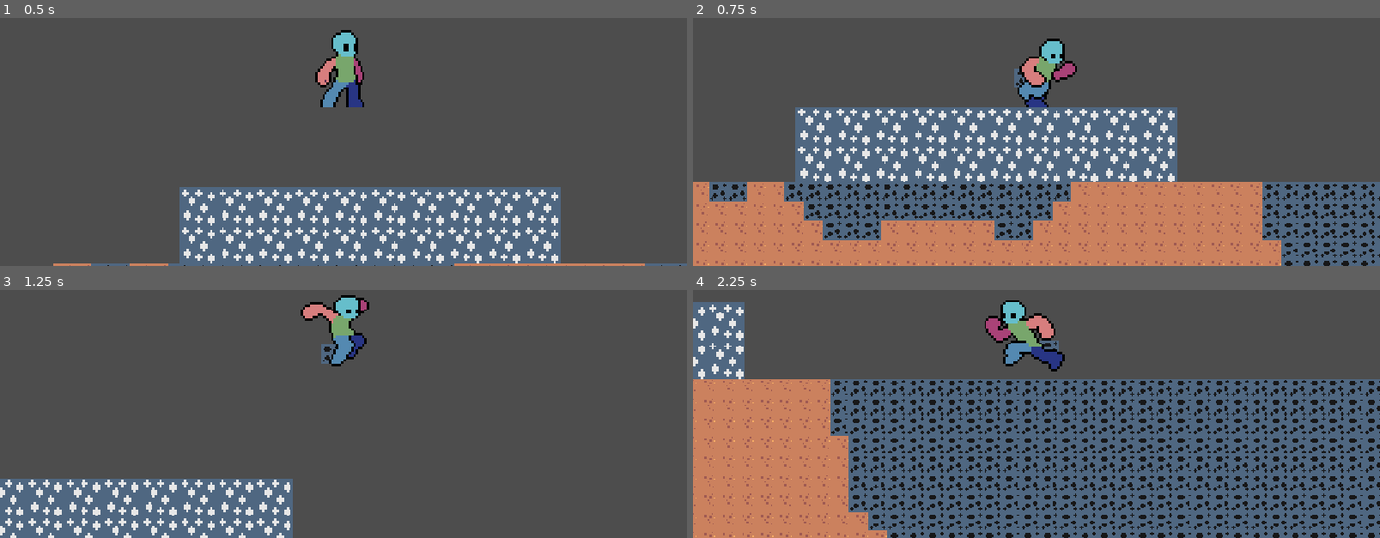
Above: before the commit, frames 1-4 (two rows, left to right).
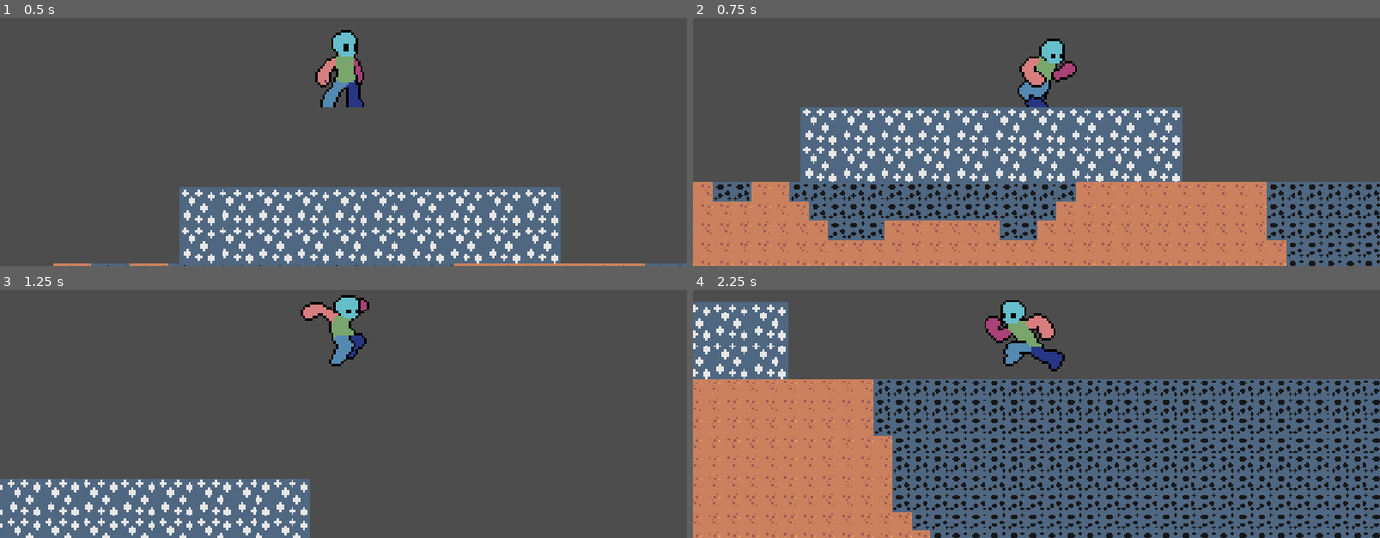
Above: after the commit, the same moments.

Repository: Slime-x/Treasure-Hunt
Game: Godot game, scene res://scenes/game.tscn
Two runs of this game, one before a commit and one after it. Both use one fixed random seed, a clock stepped at 60 frames per second and the inputs below.
Inputs (mouse positions are in pixels of both pictures, inside the frame that each line leads up to):
- Up to frame 1 (0.5 s): no input
- Up to frame 2 (0.75 s): tap Enter at 0.5 s; move the mouse to (1187, 52) at 0.52 s; hold D (right) from 0.53 s (still down); tap Alt at 0.6 s; click (1187, 52) at 0.67 s
- Up to frame 3 (1.25 s): keep holding D (right); tap Space (jump) at 0.77 s
- Up to frame 4 (2.25 s): move the mouse to (899, 364) at 1.27 s; tap Shift at 1.35 s; click (899, 364) at 1.42 s; tap Space (jump) at 1.52 s; move the mouse to (outside the picture) at 2.02 s; release D (right) at 2.03 s; hold A (left) from 2.03 s (still down); tap Alt at 2.1 s; click (outside the picture) at 2.17 s

Frame 1 is identical in both runs. In frame 2, 14% of the frame differs, in the area x 0-100%, y 20-100%; in frame 3, 4.4%; in frame 4, 26%, in the area x 0-100%, y 4-100%.

Commit message:
Now the tile texture stay after being picked up

Diff:
--- a/scripts/tile_map_layer.gd
+++ b/scripts/tile_map_layer.gd
@@ -2,12 +2,16 @@
 @onready var player = get_tree().current_scene.get_node("player")
 var block_picked_up = false
 var tile
+var source_id
+var atlas_position
 # Called when the node enters the scene tree for the first time.
 func _input(event):
 	if event is InputEventMouseButton:
 		if event.button_index == MOUSE_BUTTON_LEFT and event.pressed and block_picked_up == false:
 			print("CLICK")
 			tile = local_to_map(get_global_mouse_position())
+			source_id = get_cell_source_id(tile)
+			atlas_position = get_cell_atlas_coords(tile)
 			block_picked_up = true
 		if event.button_index == MOUSE_BUTTON_RIGHT and event.pressed:
 			block_picked_up = false
@@ -20,5 +24,5 @@
 		elif player.direction < 0:
 			new_tile = player_tile + Vector2i(1,0)
 		erase_cell(tile)
-		set_cell(new_tile, 0, Vector2i(0,0))
+		set_cell(new_tile, source_id, Vector2i(atlas_position))
 		tile = new_tile
